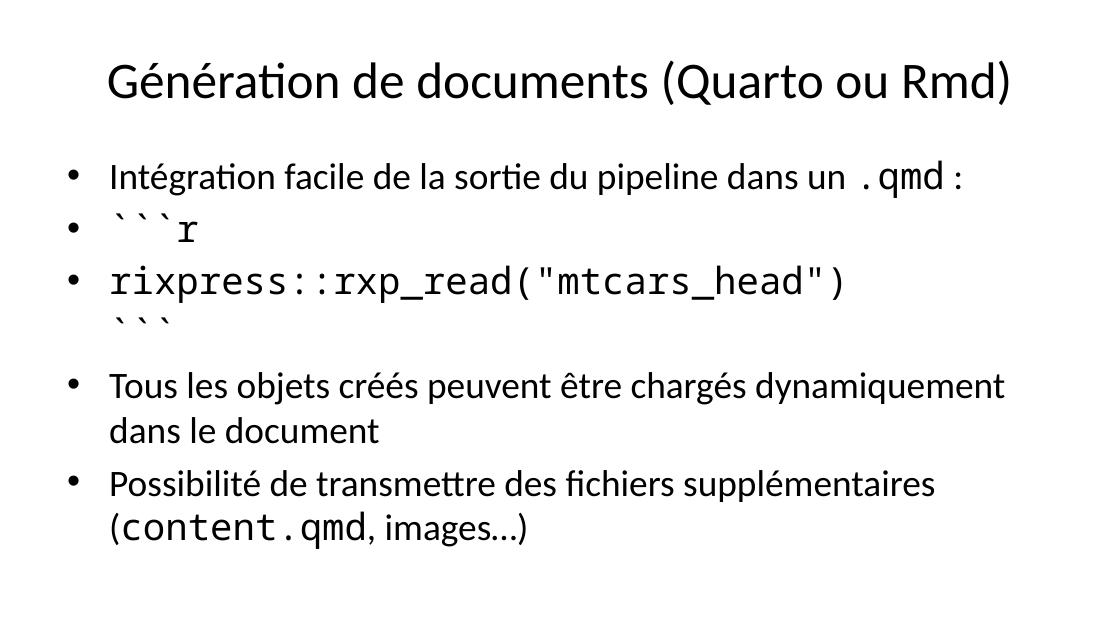
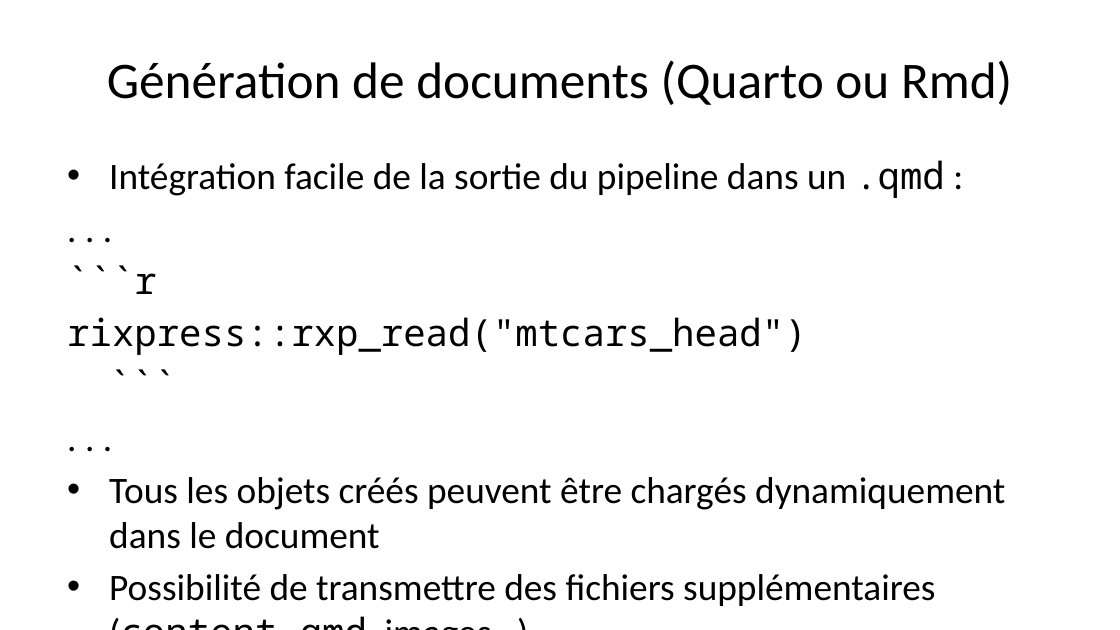
Before and after one commit to b-rodrigues/repro_rrr, a slide deck: slide 19 of docs/index.pptx. Drawn at 1120x630 pixels with LibreOffice and Linux fonts; fonts in the diff are those of the drawing. Boxes give left, top, right and bottom in pixels: in the first picture for what was removed or moved away, otherwise in the second. Text is boxed around its words. In the diff, an @@ line names an element or a change of style, - is before the commit and + after.

```diff
--- a/docs/index.pptx
+++ b/docs/index.pptx
@@ text at [67, 160, 1005, 606]: paragraph added @@
+. . .
@@ text at [67, 160, 1005, 606]: paragraph added @@
+. . .
```
Also in this commit, not shown: 4 other slides changed, 11 other files.
